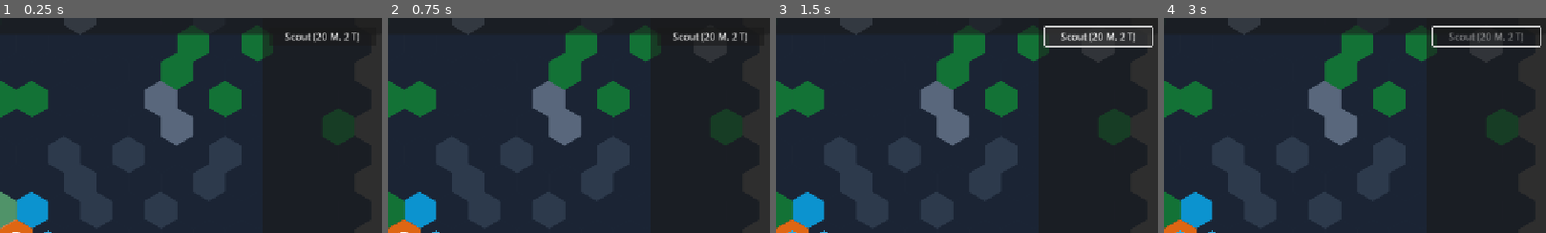
Above: before the commit, frames 1-4 (left to right).
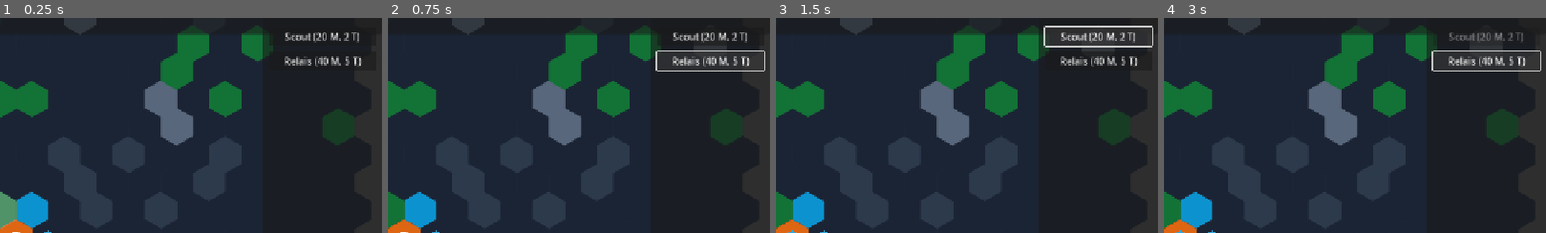
Above: after the commit, the same moments.

Repository: Renbuet/Planetare-Rettung
Game: Godot game, scene res://Scenes/Maps/main_game.tscn
The game is run twice, just before and just after one commit, with the same random seed, the same clock (stepped at 60 frames per second) and the same inputs.
Inputs (mouse positions are % of the whole screen's width and height, from its top left):
- Up to frame 1 (0.25 s): no input
- Up to frame 2 (0.75 s): click (92, 13) at 0.5 s, where only the run after the commit has a clickable "Relais (40 M, 5 T)"
- Up to frame 3 (1.5 s): click "Scout (20 M, 2 T)" at 1.25 s
- Up to frame 4 (3 s): click "Scout (20 M, 2 T)" at 2 s; click (92, 13) at 2.75 s, where only the run after the commit has a clickable "Relais (40 M, 5 T)"
The pictures show only the part of the screen within x 50-100%, y 3-53%; the shares and areas given below are measured in that part.

The runs differ from the first frame. In frame 1, 0.5% of the frame differs, in the area x 74-95%, y 17-23%; in frame 2, 0.9%; in frame 3, 0.5%; in frame 4, 1.5%, in the area x 70-99%, y 3-25%.

Commit message:
Relais-Sammel-Station hinzugefügt, inklusive Baumenü

Diff:
--- a/Scenes/Entities/Drone.gd
+++ b/Scenes/Entities/Drone.gd
@@ -433,7 +433,13 @@
 
 func return_to_base():
 	current_state = State.RETURNING
-	target_position = world_layer_ref.map_to_local(home_coords)
+
+	# NEU: Wir fragen die Welt nach dem nächsten Gebäude
+	var dropoff_hex = Vector2i(0,0)
+	if game_world and game_world.has_method("get_nearest_dropoff"):
+		dropoff_hex = game_world.get_nearest_dropoff(hex_coords)
+
+	target_position = world_layer_ref.map_to_local(dropoff_hex)
 
 func deposit_cargo():
 	if cargo_amount > 0:
--- a/Scenes/Maps/HUD.gd
+++ b/Scenes/Maps/HUD.gd
@@ -1,25 +1,3 @@
-#extends CanvasLayer
-#
-## Referenzen zu den Labels (Pass die Pfade an, falls nötig!)
-#@onready var lbl_energy = $TopBar/HBoxContainer/LblEnergy
-#@onready var lbl_bio = $TopBar/HBoxContainer/LblBio
-#@onready var lbl_metal = $TopBar/HBoxContainer/LblMetal
-#@onready var lbl_tech = $TopBar/HBoxContainer/LblTech
-#
-#func _ready():
-	## Wir verbinden uns mit dem Signal vom GameManager
-	## Wann immer sich Ressourcen ändern, ruft er unsere Funktion '_on_resources_updated' auf.
-	#GameManager.resources_updated.connect(_on_resources_updated)
-	#
-	## Initiales Update erzwingen, damit nicht "Label" da steht
-	#_on_resources_updated(GameManager.resources)
-#
-#func _on_resources_updated(res: Dictionary):
-	## Text aktualisieren. Wir runden die Werte (floor), damit keine Kommazahlen stören.
-	#lbl_energy.text = "Energie: " + str(floor(res["energy"]))
-	#lbl_bio.text = "Bio: " + str(floor(res["biomass"]))
-	#lbl_metal.text = "Metall: " + str(floor(res["metal"]))
-	#lbl_tech.text = "Tech: " + str(floor(res["tech"]))
 extends CanvasLayer
 
 # Referenzen Oben
@@ -30,15 +8,18 @@
 
 # Referenzen Rechts (Pfade anpassen falls nötig!)
 @onready var btn_scout = $RightPanel/MarginContainer/VBoxContainer/BtnBuildScout
+@onready var btn_relay = $RightPanel/MarginContainer/VBoxContainer/BtnBuildRelay
 
 # Kosten (Konstanten)
 const COST_SCOUT = { "metal": 20, "tech": 2 }
+const COST_RELAY = { "metal": 40, "tech": 5 }
 
 func _ready():
 	GameManager.resources_updated.connect(_on_resources_updated)
 
 	# Button Signal verbinden
-	btn_scout.pressed.connect(_on_btn_scout_pressed)
+	if btn_scout: btn_scout.pressed.connect(_on_btn_scout_pressed)
+	if btn_relay: btn_relay.pressed.connect(_on_btn_relay_pressed)
 
 	_on_resources_updated(GameManager.resources)
 
@@ -62,3 +43,10 @@
 	GameManager.spawn_requested.emit(Drone.Type.SCOUT)
 
 	print("Signal 'spawn_requested' gesendet.")
+
+# NEU: Baumodus aktivieren
+func _on_btn_relay_pressed():
+	print("Baumodus: Relais ausgewählt.")
+	# Wir ziehen die Ressourcen erst ab, wenn wir wirklich bauen!
+	# Wir sagen dem GameManager nur: "Ändere den Modus"
+	GameManager.set_mode(GameManager.Mode.BUILD_RELAY)
--- a/Scenes/Maps/main_game.tscn
+++ b/Scenes/Maps/main_game.tscn
@@ -120,3 +120,7 @@
 [node name="BtnBuildScout" type="Button" parent="HUD/RightPanel/MarginContainer/VBoxContainer"]
 layout_mode = 2
 text = "Scout (20 M, 2 T)"
+
+[node name="BtnBuildRelay" type="Button" parent="HUD/RightPanel/MarginContainer/VBoxContainer"]
+layout_mode = 2
+text = "Relais (40 M, 5 T)"
--- a/Scenes/Maps/world.gd
+++ b/Scenes/Maps/world.gd
@@ -13,22 +13,27 @@
 var active_drones = []
 # NEU: Speichert Daten zu den Kacheln (Menge an Ressourcen)
 var tile_data = {}
-
+# NEU: Liste aller Gebäude (Basis + Relais)
+var buildings = []
 # Nebel-Logik (vorbereitet)
 var explored_hexes = {}
+# Kosten Konstante (muss mit HUD übereinstimmen oder zentral im GameManager liegen)
+# Der Einfachheit halber definieren wir sie hier lokal nochmal für den Check
+const COST_RELAY = { "metal": 40, "tech": 5 }
 
 func _ready():
-	# Signal verbinden: Wenn der Button im HUD gedrückt wird
 	GameManager.spawn_requested.connect(_on_spawn_requested)
+	# NEU: Wir hören auf Modus-Änderungen (optional, falls wir den Cursor ändern wollen)
 
 	generate_map()
-	spawn_base()
+
+	# Basis erstellen (und zur Liste hinzufügen)
+	spawn_building(Vector2i(0,0), GameManager.TERRAIN.BASE)
+
 	center_camera()
 	selector.visible = false
 
-	# Einen Start-Scout spawnen
 	spawn_drone(Vector2i(1, 0), Drone.Type.SCOUT)
-
 	reveal_fog(Vector2i(0,0), 3)
 
 func generate_map():
@@ -63,11 +68,67 @@
 func center_camera():
 	pass # Kamera macht das selbst
 
-func spawn_base():
-	var base_instance = building_scene.instantiate()
-	buildings_container.add_child(base_instance)
-	base_instance.position = ground_layer.map_to_local(Vector2i(0, 0))
-	base_instance.setup(Vector2i(0, 0), GameManager.TERRAIN.BASE)
+# Diese Funktion kann jetzt Basis UND Relais bauen
+func spawn_building(coords: Vector2i, type_id: int):
+	var b_instance = building_scene.instantiate()
+	buildings_container.add_child(b_instance)
+
+	# Positionieren
+	b_instance.position = ground_layer.map_to_local(coords)
+	b_instance.setup(coords, type_id)
+
+	# In Liste speichern
+	buildings.append(b_instance)
+
+	# Map-Daten aktualisieren (damit man nicht nochmal drauf baut)
+	# Wir setzen die Zelle auf der Map visuell passend (oder lassen sie wie sie ist)
+	# Wichtig: Wir markieren im `tile_data` oder prüfen `get_building_at` später.
+
+	# Nebel aufdecken
+	reveal_fog(coords, 4)
+
+# NEU: Bau-Versuch
+func try_build_relay(coords: Vector2i):
+	# 1. Ist das Feld leer? (Keine Ressource, kein anderes Gebäude)
+	if has_resource(coords):
+		print("Kann hier nicht bauen: Ressource im Weg!")
+		return
+
+	for b in buildings:
+		if b.hex_coords == coords:
+			print("Hier steht schon ein Gebäude!")
+			return
+
+	# 2. Haben wir genug Ressourcen? (Sicherheitscheck, falls sich Werte seit Klick geändert haben)
+	var res = GameManager.resources
+	if res["metal"] >= COST_RELAY.metal and res["tech"] >= COST_RELAY.tech:
+
+		# 3. Bezahlen
+		GameManager.modify_resource("metal", -COST_RELAY.metal)
+		GameManager.modify_resource("tech", -COST_RELAY.tech)
+
+		# 4. Bauen
+		spawn_building(coords, GameManager.TERRAIN.RELAY)
+		print("Relais gebaut bei: ", coords)
+
+		# 5. Modus zurücksetzen
+		GameManager.set_mode(GameManager.Mode.SELECT)
+
+	else:
+		print("Nicht genug Ressourcen!")
+		GameManager.set_mode(GameManager.Mode.SELECT)
+
+# Alte Logik ausgelagert in eigene Funktion
+func send_drone_to_target(coords: Vector2i):
+	print("Klick auf: ", coords)
+	var drone_sent = false
+	for drone in active_drones:
+		if drone.my_type == Drone.Type.SCOUT and drone.current_state == Drone.State.IDLE:
+			drone.command_move_to(coords)
+			drone_sent = true
+			break
+	if not drone_sent:
+		print("Keine freie Drohne verfügbar!")
 
 func spawn_drone(coords: Vector2i, type):
 	var drone = drone_scene.instantiate()
@@ -131,21 +192,29 @@
 
 # --- WICHTIGE ÄNDERUNG HIER ---
 func handle_click():
-	# Prüfen, ob Feld gültig ist
+	# Check: Ist Feld gültig?
 	if ground_layer.get_cell_source_id(current_hover_hex) == -1:
 		return
 
-	print("Klick auf: ", current_hover_hex)
-
-	# Wir suchen eine Drohne, die Zeit hat (State == IDLE)
-	var drone_sent = false
-
-	for drone in active_drones:
-		# Wir prüfen: Ist es ein Scout? UND hat er gerade nichts zu tun?
-		if drone.my_type == Drone.Type.SCOUT and drone.current_state == Drone.State.IDLE:
-			drone.command_move_to(current_hover_hex)
-			drone_sent = true
-			break # WICHTIG: Wir brechen ab, damit nur EINE Drohne losfliegt!
-
-	if not drone_sent:
-		print("Keine freie Drohne verfügbar! (Alle beschäftigt)")
+	# --- MODUS UNTERSCHEIDUNG ---
+
+	if GameManager.current_mode == GameManager.Mode.BUILD_RELAY:
+		try_build_relay(current_hover_hex)
+
+	elif GameManager.current_mode == GameManager.Mode.SELECT:
+		# Unsere alte Drohnen-Logik
+		send_drone_to_target(current_hover_hex)
+
+# Sucht das nächste Gebäude (Basis oder Relais) von einer Position aus
+func get_nearest_dropoff(from_hex: Vector2i) -> Vector2i:
+	var nearest_hex = Vector2i(0, 0) # Fallback: Basis
+	var min_dist = 99999.0
+
+	for b in buildings:
+		# Abstand berechnen (wir nehmen einfach Euklidischen Abstand der Hex-Koordinaten)
+		var dist = Vector2(from_hex).distance_to(Vector2(b.hex_coords))
+		if dist < min_dist:
+			min_dist = dist
+			nearest_hex = b.hex_coords
+
+	return nearest_hex
